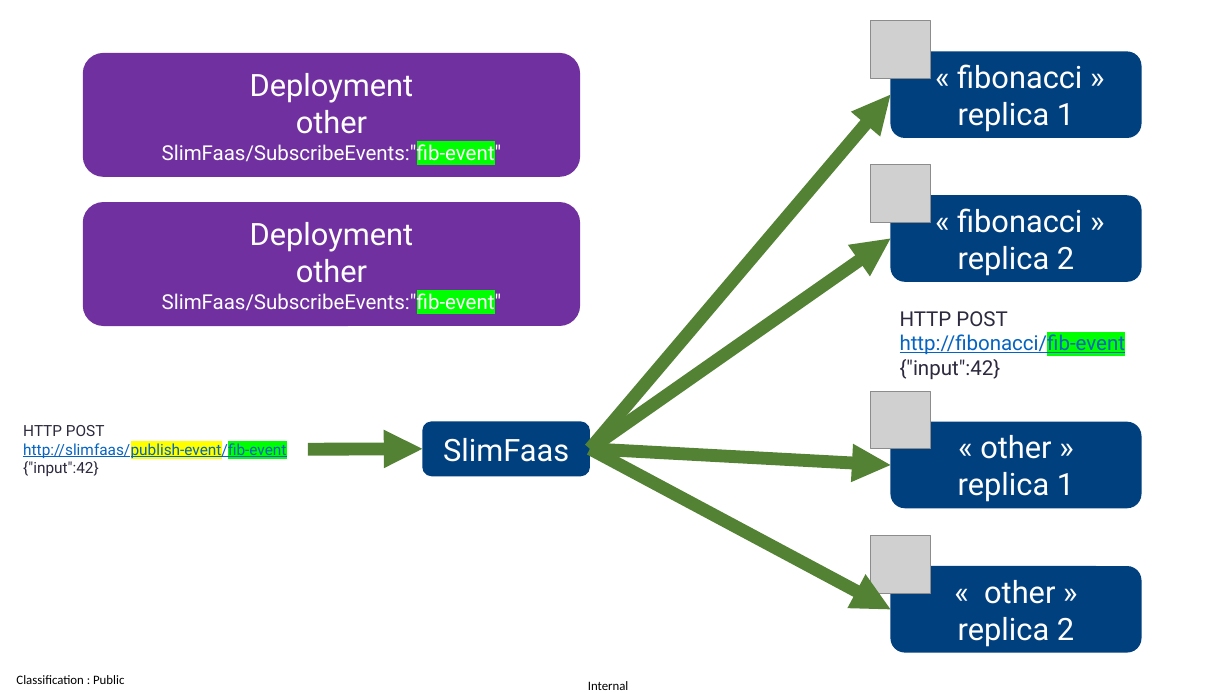
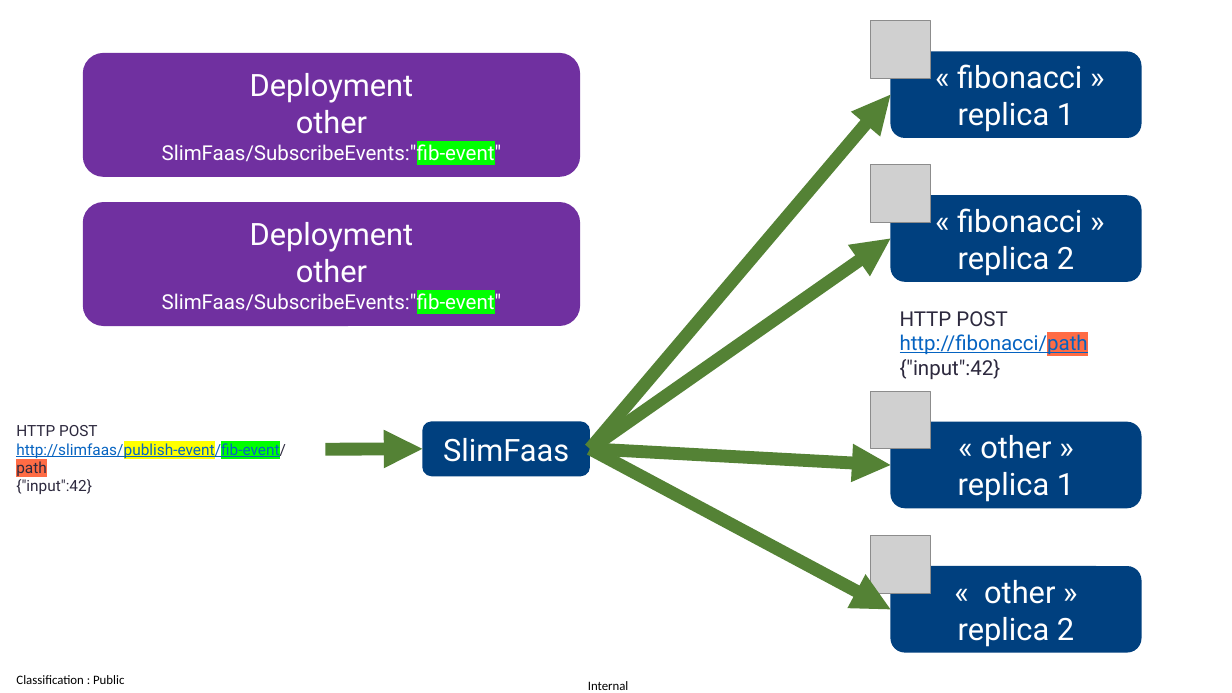
Before and after one commit to AxaFrance/SlimFaas, a slide deck: slide 3 of documentation/slimfaas.pptx. Drawn at 1232x693 pixels with LibreOffice and Linux fonts; fonts in the diff are those of the drawing; grey boxes stand for pictures. Boxes give left, top, right and bottom in pixels: in the first picture for what was removed or moved away, otherwise in the second. Text is boxed around its words. In the diff, an @@ line names an element or a change of style, - is before the commit and + after.

Commit message:
doc(slimfaas): fix image publish in readme

```diff
--- a/documentation/slimfaas.pptx
+++ b/documentation/slimfaas.pptx
@@ text at <box>900,332,1088,379</box>: text changed @@
-http://fibonacci/fib-event
-{"input":42}
+http://fibonacci/path
+{"input":42}
@@ text "HTTP POST": place and size @@
-text "HTTP POST" at <box>23,425,286,476</box>
+text "HTTP POST" at <box>16,425,286,494</box>
@@ text at <box>16,441,286,476</box>: text changed @@
-http://slimfaas/publish-event/fib-event
+http://slimfaas/publish-event/fib-event/path
@@ arrow moved from (308, 449) - (422, 449) to (325, 449) - (422, 449) @@
```
Also in this commit, not shown: 1 other file.
